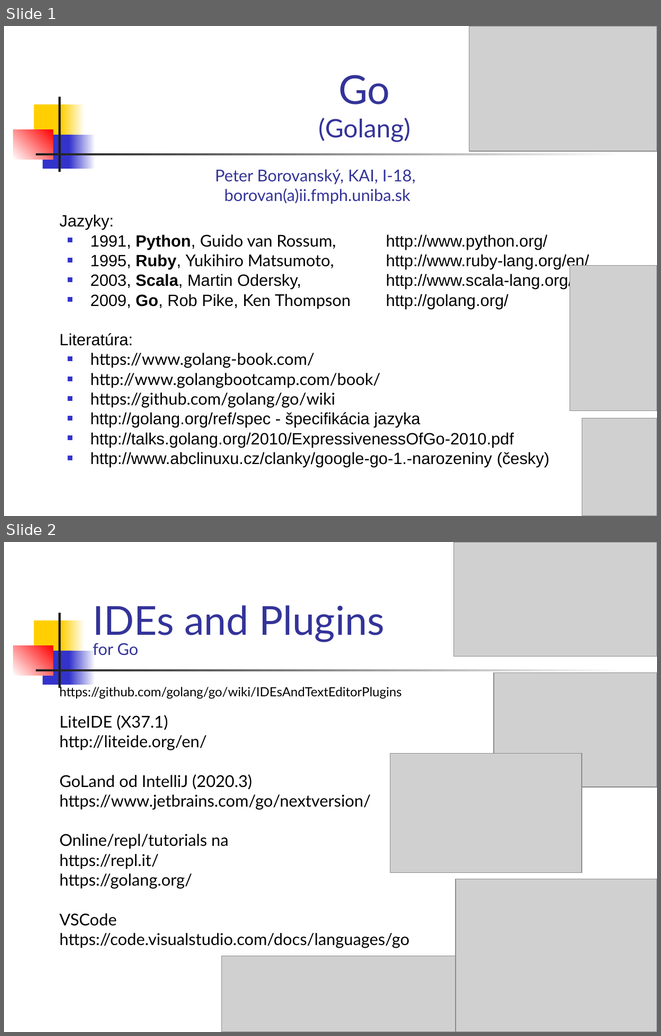
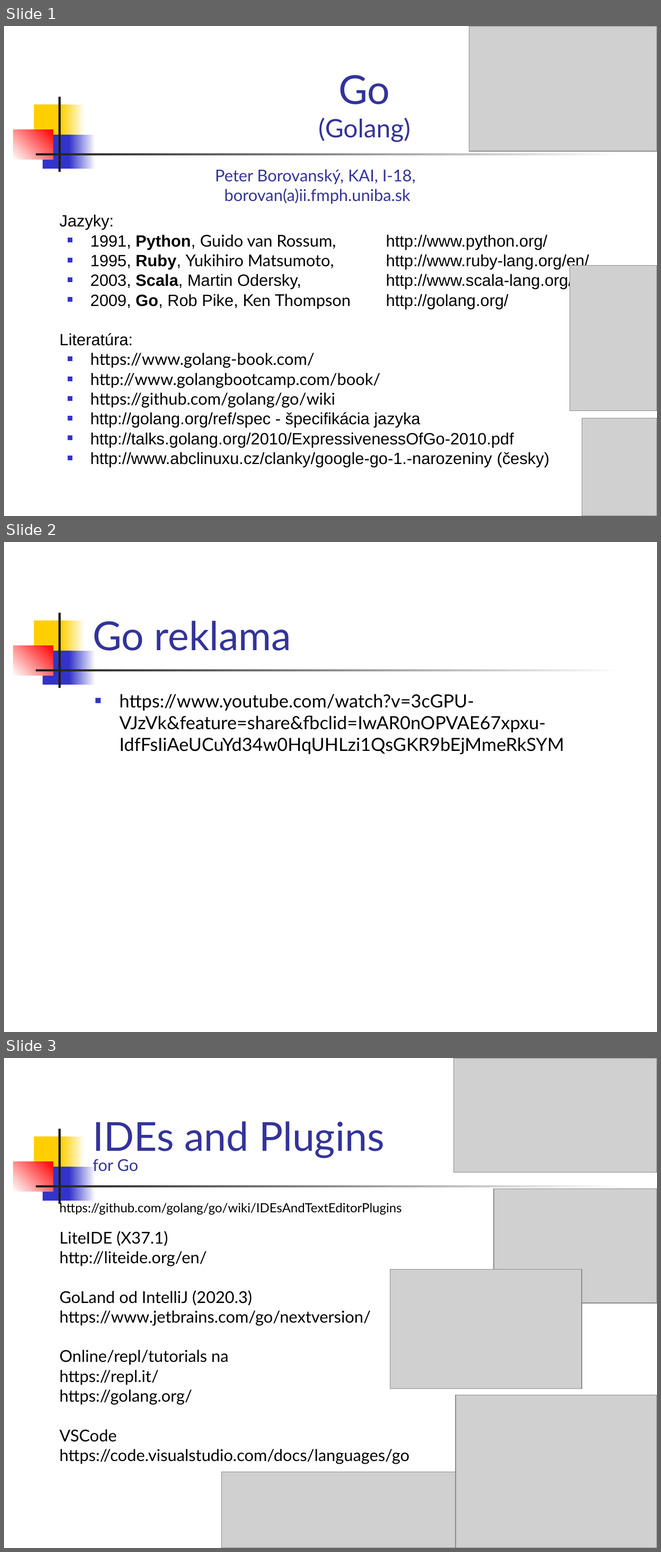
Before and after one commit to paradigmy/Prednasky, a slide deck: 02/go1.ppt. Shown one above the other, each under a label of ours: slides 1 and 2 before the commit, slides 1, 2 and 3 after it. The pictures are 661x1036 and 661x1552 pixels, drawn with LibreOffice and Linux fonts; fonts in the diff are those of the drawing; grey boxes stand for pictures. Boxes give left, top, right and bottom in pixels: in the first picture for what was removed or moved away, otherwise in the second. Text is boxed around its words. In the diff, an @@ line names an element or a change of style, - is before the commit and + after.

```diff
--- a/02/go1.ppt
+++ b/02/go1.ppt
@@ slide 2 added at [4,542,657,1032], background #FFFFFF; not listed: 7 template elements that a slide beside it also shows @@
@@ title added at [93,620,291,651], 44 pt, text #333399 @@
+Go reklama
@@ text added at [120,694,564,754], 20 pt, text #000000 @@
+■ https://www.youtube.com/watch?v=3cGPU-VJzVk&feature=share&fbclid=IwAR0nOPVAE67xpxu-IdfFsIiAeUCuYd34w0HqUHLzi1QsGKR9bEjMmeRkSYM
@@ what was slide 2 is now slide 3 @@
```
Also in this commit, not shown: 2 other files.
